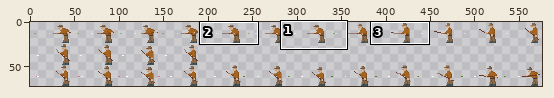
File history of a sprite sheet, resources/animations/pool_player.png. Above: a wide view before the commit, with the close-up outlined.
Close-up. The starting point:
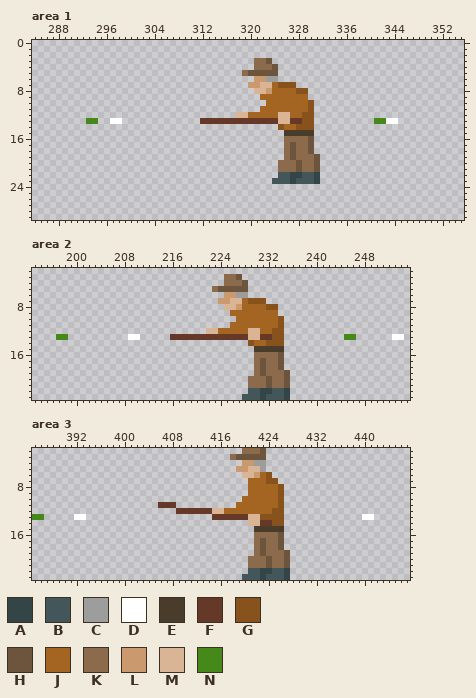
The file is 576x72 pixels. Colours within 5 levels of each other are drawn and written as one. Shown: area 1: x 284..355, y 0..29; area 2: x 193..255, y 2..23; area 3: x 385..447, y 2..23. The commit also changed other parts of the picture, which this record leaves out.
Palette (. is transparent): A #344547  B #43575a  C #9d9d9d  D #ffffff  E #493c2b  F #663828  G #87521c  H #6d543d  J #a46422  K #8c6b4d  L #ca996e  M #d9b596  N #44891a
Pixels before, area 1, first column x 293:
 3 ............................KKH.....................
 4 ............................KKKH....................
 5 ..........................KHHHHH....................
 6 ............................LLCC....................
 7 ...........................LLMMJGGG.................
 8 ............................MMLJJJJGG...............
 9 .............................JJJJJJJJ...............
10 ..............................JJJJJJJG..............
11 .............................JJJJJJJJG..............
12 .........................MMJJJJJMMJJGG..............
13 NN..DD.............FFFFFFFFFFFFFMMFFGG..........NNDD
14 ................................GJJGGG..............
15 .................................EEEEE..............
16 .................................KKKKH..............
17 .................................KHKKH..............
18 .................................KHKKH..............
19 .................................KHKKKH.............
20 ................................KKKHKKH.............
21 ................................KKKHKKH.............
22 ................................BBAABBA.............
23 ...............................BBBABBBA.............
Pixels before, area 2, first column x 197:
 3 ............................KKH...........................
 4 ............................KKKH..........................
 5 ..........................KHHHHH..........................
 6 ............................LLCC..........................
 7 ...........................LLMMJGGG.......................
 8 ............................MMLJJJJGG.....................
 9 .............................JJJJJJJJ.....................
10 ..............................JJJJJJJG....................
11 .............................JJJJJJJJG....................
12 .........................MMJJJJJMMJJGG....................
13 NN..........DD.....FFFFFFFFFFFFFMMFFGG..........NN......DD
14 ................................GJJGGG....................
15 .................................EEEEE....................
16 .................................KKKKH....................
17 .................................KHKKH....................
18 .................................KHKKH....................
19 .................................KHKKKH...................
20 ................................KKKHKKH...................
21 ................................KKKHKKH...................
22 ................................BBAABBA...................
23 ...............................BBBABBBA...................
Pixels before, area 3, first column x 385:
 2 ...................................KKKH..................
 3 .................................KHHHHH..................
 4 ...................................LLCC..................
 5 ..................................LLMMC..................
 6 ...................................MMLJG.................
 7 ....................................JJJGG................
 8 ....................................JJJJJG...............
 9 ....................................JJJJJG...............
10 ...................................JJJJJJG...............
11 .....................FFF..........JJJJJJJG...............
12 ........................FFFFFFMMJJJJJJJJGG...............
13 NN.....DD.....................FFFFFFMMGGGG.............DD
14 ....................................MMFFGG...............
15 .....................................EEEEE...............
16 .....................................KKKKH...............
17 .....................................KHKKH...............
18 .....................................KHKKH...............
19 .....................................KHKKKH..............
20 ....................................KKKHKKH..............
21 ....................................KKKHKKH..............
22 ....................................BBAABBA..............
23 ...................................BBBABBBA..............
The same view after the edit:
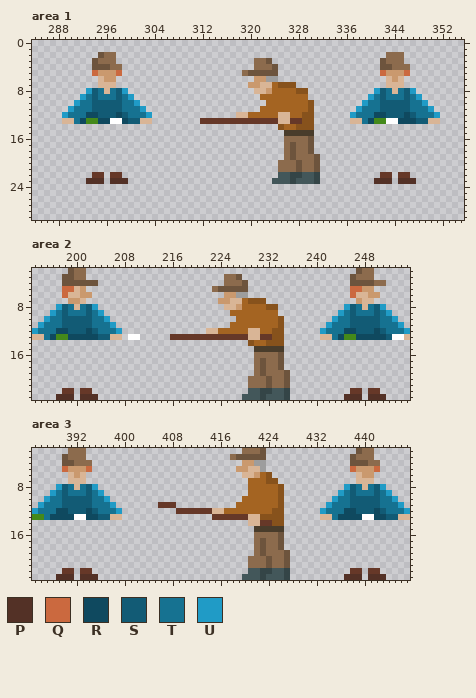
Colours new in this view: P #533126  Q #cb693f  R #0f495f  S #125b75  T #167291  U #209bc6
From old to new:
Area 1:
y 2: x 295..297 ... -> HKK; x 343..345 ... -> KKK
y 3: x 294..297 .... -> HKKK; x 342..345 .... -> HKKK
y 4: x 294..298 ..... -> HHHKK; x 342..346 ..... -> HHKKK
y 5: x 294..298 ..... -> QLLLQ; x 342..346 ..... -> QLLLQ
y 6: x 295..297 ... -> MLL; x 343..345 ... -> MLM
y 7: x 295..297 ... -> MMM; x 343..345 ... -> MMM
y 8: x 293..299 ....... -> USTMTSU; x 341..347 ....... -> USTMTSU
y 9: x 292..300 ......... -> UTSTTTSTU; x 340..348 ......... -> UTSTTTSTU
y 10: x 291..301 ........... -> UTTSSSSSTTU; x 339..349 ........... -> UTTSSSSSTTU
y 11: x 290..302 ............. -> UTTTSSSSSTTTU; x 338..350 ............. -> UTTTSSSSSTTTU
y 12: x 289..303 ............... -> UTTTRRSSSRSTTTU; x 337..351 ............... -> UTTTRRSSSRSTTTU
y 13: x 289..292 .... -> MMTR; x 295..296 .. -> RR; x 299..303 ..... -> RSSMM; x 337..340 .... -> MMTR; x 345..351 ....... -> RRRSSMM
y 22: x 294..295 .. -> FF; x 297..298 .. -> FF; x 342..343 .. -> FF; x 345..346 .. -> FF
y 23: x 293..295 ... -> PPP; x 297..299 ... -> PPP; x 341..343 ... -> PPP; x 345..347 ... -> PPP
Area 2:
y 2: x 199..201 ... -> HKK; x 247..249 ... -> HKK
y 3: x 198..201 .... -> HHKK; x 246..249 .... -> HKKK
y 4: x 198..203 ...... -> HHHHHH; x 246..251 ...... -> HHHHKK
y 5: x 198..201 .... -> QQML; x 246..249 .... -> QQLL
y 6: x 198..202 ..... -> QMMLL; x 246..250 ..... -> QMMLL
y 7: x 199..201 ... -> LLM; x 247..249 ... -> LMM
y 8: x 197..203 ....... -> USTMTSU; x 245..251 ....... -> USTMTSU
y 9: x 196..204 ......... -> UTSTTTSTU; x 244..252 ......... -> UTSTTTSTU
y 10: x 195..205 ........... -> UTTSSSSSTTU; x 243..253 ........... -> UTTSSSSSTTU
y 11: x 194..206 ............. -> UTTTSSSSSTTTU; x 242..254 ............. -> UTTTSSSSSTTTU
y 12: x 193..207 ............... -> UTTTRRSSSRSTTTU; x 241..255 ............... -> UTTTRRSSSRSTTTU
y 13: x 193..196 .... -> MMTR; x 199..207 ......... -> RRRRRSSMM; x 241..244 .... -> MMTR; x 247..252 ...... -> RRRRRS; x 255 . -> M
y 22: x 198..199 .. -> FF; x 201..202 .. -> FF; x 246..247 .. -> FF; x 249..250 .. -> FF
y 23: x 197..199 ... -> PPP; x 201..203 ... -> PPP; x 245..247 ... -> PPP; x 249..251 ... -> PPP
Area 3:
y 2: x 391..393 ... -> KKK; x 439..441 ... -> HKK
y 3: x 390..393 .... -> HKKK; x 438..441 .... -> HKKK
y 4: x 390..394 ..... -> HHKKK; x 438..442 ..... -> HHHKK
y 5: x 390..394 ..... -> QLLLQ; x 438..442 ..... -> QLLLQ
y 6: x 391..393 ... -> MLM; x 439..441 ... -> MLL
y 7: x 391..393 ... -> MMM; x 439..441 ... -> MMM
y 8: x 389..395 ....... -> USTMTSU; x 437..443 ....... -> USTMTSU
y 9: x 388..396 ......... -> UTSTTTSTU; x 436..444 ......... -> UTSTTTSTU
y 10: x 387..397 ........... -> UTTSSSSSTTU; x 435..445 ........... -> UTTSSSSSTTU
y 11: x 386..398 ............. -> UTTTSSSSSTTTU; x 434..446 ............. -> UTTTSSSSSTTTU
y 12: x 385..399 ............... -> UTTTRRSSSRSTTTU; x 433..447 ............... -> UTTTRRSSSRSTTTU
y 13: x 387..391 ..... -> TRRRR; x 394..399 ...... -> RRSSMM; x 433..439 ....... -> MMTRRRR; x 442..447 ...... -> RRSSMM
y 22: x 390..391 .. -> FF; x 393..394 .. -> FF; x 438..439 .. -> FF; x 441..442 .. -> FF
y 23: x 389..391 ... -> PPP; x 393..395 ... -> PPP; x 437..439 ... -> PPP; x 441..443 ... -> PPP
